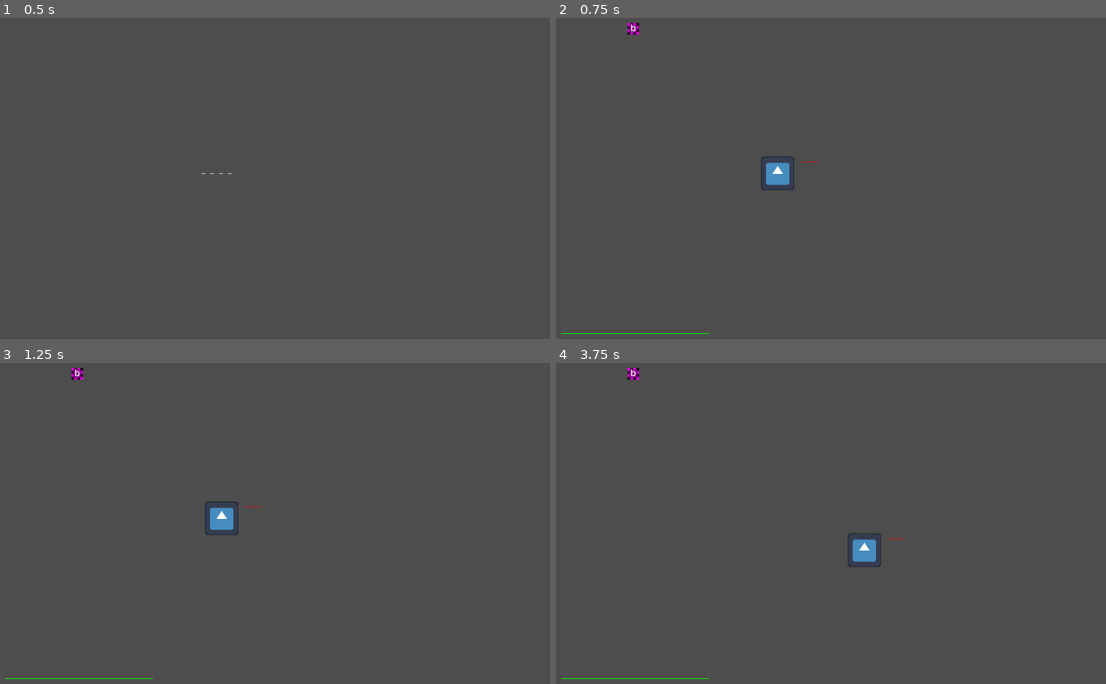
Above: before the commit, frames 1-4 (two rows, left to right).
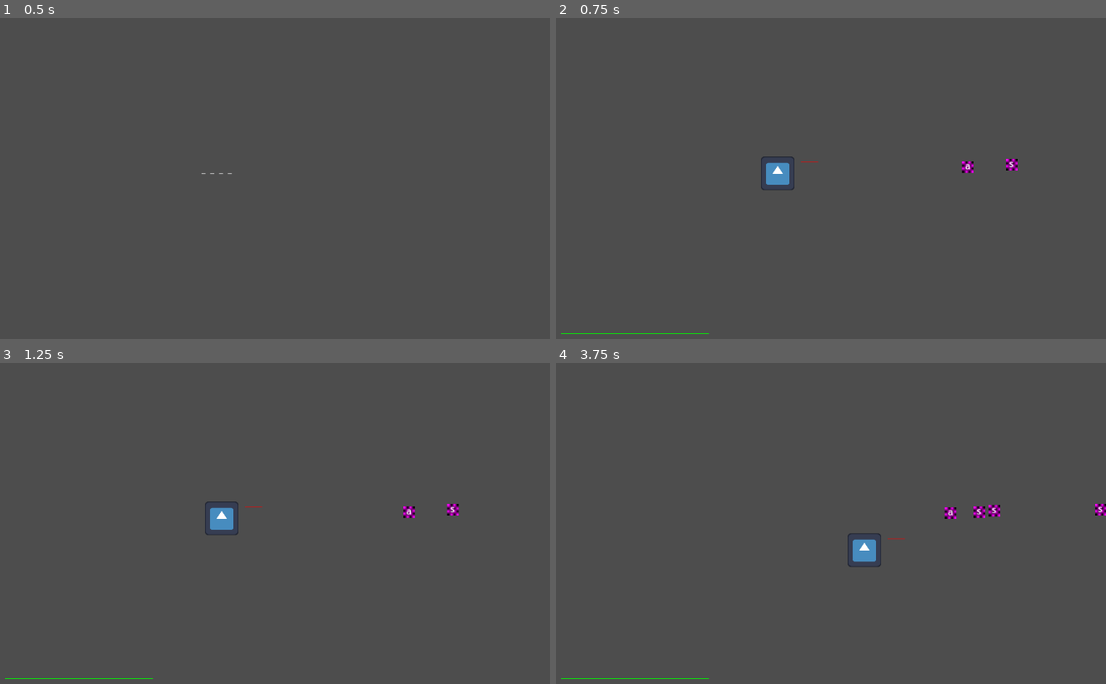
Above: after the commit, the same moments.

Repository: MagnusLucas/SpaceJam2025
Game: Godot game, scene res://UI/main_menu.tscn
Two runs of this game, one before a commit and one after it. Both use one fixed random seed, a clock stepped at 60 frames per second and the inputs below. The engine's default icon, where the game draws it, is replaced by a stand-in: a white triangle on a blue panel in a dark square.
Inputs (mouse positions are in pixels of both pictures, inside the frame that each line leads up to):
- Up to frame 1 (0.5 s): no input
- Up to frame 2 (0.75 s): click "_ _ _ _" at 0.5 s
- Up to frame 3 (1.25 s): no input
- Up to frame 4 (3.75 s): tap Enter at 1.25 s; move the mouse to (919, 494) at 1.27 s; hold D (move_right) 1.28-2.03 s; tap Space (catch_letter) at 1.35, 3.6 s; click (919, 494) at 1.42 s; move the mouse to (638, 533) at 2.02 s; hold S (move_down) 2.03-2.78 s; tap Q (clear_word) at 2.1 s; move the mouse to (842, 430) at 2.77 s; hold D (move_right) 2.78-3.53 s; tap E (pick_terrain) at 2.85 s; move the mouse to (737, 587) at 3.52 s; hold W (move_up) from 3.53 s (still down); click (737, 587) at 3.67 s

Frame 1 is identical in both runs. In frame 2, 0.2% of the frame differs, in the area x 12-84%, y 1-49%; in frame 3, 0.2%; in frame 4, 0.4%, in the area x 12-100%, y 1-49%.

Commit message:
random word now exists
hurray

Diff:
--- a/Game/Map/Map.gd
+++ b/Game/Map/Map.gd
@@ -27,10 +27,10 @@
 	$"../../LoseOverlay".hide()
 	$"Player/Node2D/TextureProgressBar".show()
 	$"../../TextureProgressBar".value = 100
-	wave0()
+	#wave0()
 	while get_tree().get_node_count_in_group("Enemy") != 0:
 		await get_tree().create_timer(0.2).timeout
-	wave1()
+	wave2()
 
 func update_terrain(prev_pos : Vector2i, curr_pos : Vector2i, terrain : Terrain) -> void:
 	var atlas_coords = get_cell_atlas_coords(prev_pos)
@@ -97,10 +97,22 @@
 	while get_tree().get_node_count_in_group("Enemy") != 0:
 		await get_tree().create_timer(0.2).timeout
 
+func random_word():
+	var word : String
+	#print($"../../Word")
+	var a = $"../../Word".load_data()
+	var tab = []
+	for i in a:
+		tab.append(i)
+	word = tab.pick_random()
+	return word
+
 #----------------
 #ACTUALLY WAVE
 #----------------
 #wave0 to bedzie turorial
+
+
 func wave0():
 	add_child(Enemy.new_enemy('b',Vector2i(-250,-250),Vector2i(-250,-250),10,false))
 	while get_tree().get_node_count_in_group("Enemy") != 0:
@@ -124,7 +136,8 @@
 
 
 func wave2():
-	var rand_word = 'placeholder' #tu kiedyß bedzie czytac z listy slow destruktywnych
+	random_word()
+	var rand_word = random_word() #tu kiedyß bedzie czytac z listy slow destruktywnych
 	var rand_let = string_to_array(rand_word)
 	first_drop(rand_let,Vector2i(50,-20),Vector2i(1100,-10),2)
 	for i in range(4):
@@ -134,7 +147,7 @@
 func wave6():
 	var rand_let : Array
 	for i in range(2):
-		var rand_word = 'placeholder' #tu kiedyß bedzie czytac z listy slow destruktywnych
+		var rand_word = random_word() #tu kiedyß bedzie czytac z listy slow destruktywnych
 		rand_let = rand_let + string_to_array(rand_word)
 	first_drop(rand_let,Vector2i(50,-20),Vector2i(1100,-10),2)
 	for i in range(4):
@@ -144,10 +157,10 @@
 func wave11():
 	var rand_let : Array
 	for i in range(3):
-		var rand_word = 'placeholder' #tu kiedyß bedzie czytac z listy slow destruktywnych
+		var rand_word = random_word() #tu kiedyß bedzie czytac z listy slow destruktywnych
 		rand_let = rand_let + string_to_array(rand_word)
 	while len(rand_let) < 10:
-		var rand_word = 'placeholder' #tu kiedyß bedzie czytac z listy slow destruktywnych
+		var rand_word = random_word() #tu kiedyß bedzie czytac z listy slow destruktywnych
 		rand_let = rand_let + string_to_array(rand_word)
 	first_drop(rand_let,Vector2i(50,-20),Vector2i(1100,-10),2)
 	#for i in range(4):
@@ -157,10 +170,10 @@
 func expo_wave(lvl : int, loc1 : Vector2i, loc2 : Vector2i):
 	var rand_let : Array
 	for i in range(lvl):
-		var rand_word = 'placeholder' #tu kiedyß bedzie czytac z listy slow destruktywnych
+		var rand_word = random_word() #tu kiedyß bedzie czytac z listy slow destruktywnych
 		rand_let = rand_let + string_to_array(rand_word)
 	while len(rand_let) < lvl*5:
-		var rand_word = 'placeholder' #tu kiedyß bedzie czytac z listy slow destruktywnych
+		var rand_word = random_word() #tu kiedyß bedzie czytac z listy slow destruktywnych
 		rand_let = rand_let + string_to_array(rand_word)
 	first_drop(rand_let,loc1,loc2,2)
 	for i in range(lvl*5):
--- a/UI/in_game.gd
+++ b/UI/in_game.gd
@@ -8,12 +8,13 @@
 	$"../Control/Map/Player/Node2D/TextureProgressBar".show()
 	get_tree().paused = false
 
-func load_data() -> void:
+func load_data():
 	var file = FileAccess.open("res://Game/GameData.json", FileAccess.READ)
 	var content = file.get_as_text()
 	var json = JSON.new()
 	json.parse(content)
 	data = json.data
+	return data
 
 func add_letter(letter : String) -> void:
 	$Label.text += letter
